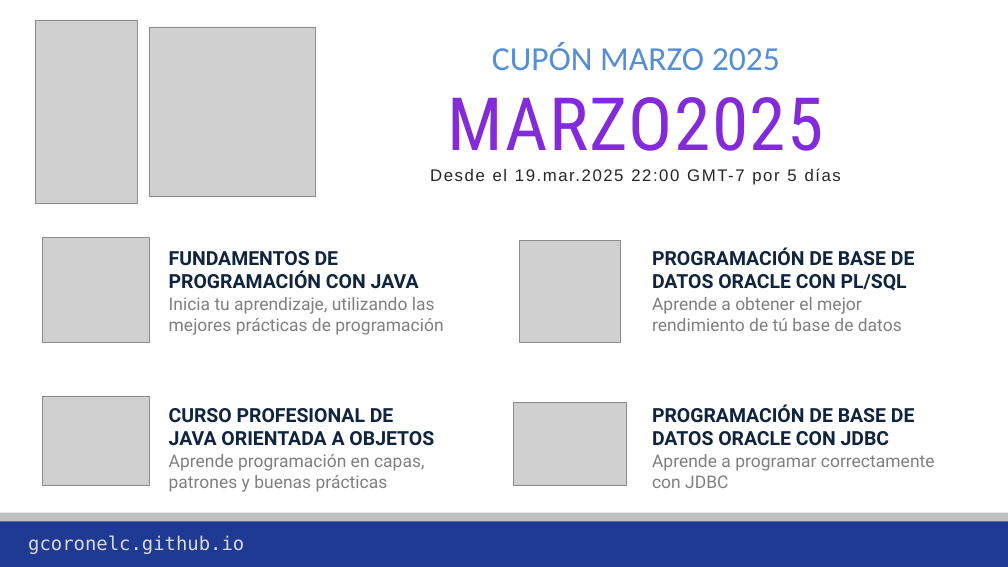
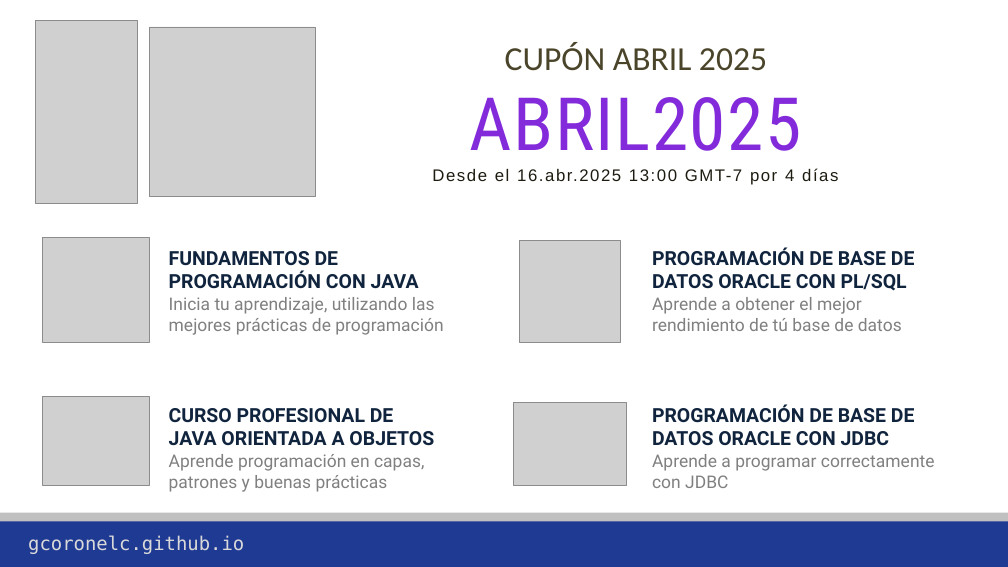
Before and after one commit to gcoronelc/gcoronelc.github.io, a slide deck: slide 1 of img/Publicidad.pptx. Drawn at 1008x567 pixels with LibreOffice and Linux fonts; fonts in the diff are those of the drawing; grey boxes stand for pictures; background and template pictures are left out. Boxes give left, top, right and bottom in pixels: in the first picture for what was removed or moved away, otherwise in the second. Text is boxed around its words. In the diff, an @@ line names an element or a change of style, - is before the commit and + after.

Commit message:
ABRIL2025

```diff
--- a/img/Publicidad.pptx
+++ b/img/Publicidad.pptx
@@ text at <box>432,42,838,185</box>: text changed; text colour #262626 to #1E1C11 @@
-CUPÓN MARZO 2025
-MARZO2025
-Desde el 19.mar.2025 22:00 GMT-7 por 5 días
+CUPÓN ABRIL 2025
+ABRIL2025
+Desde el 16.abr.2025 13:00 GMT-7 por 4 días
```
Also in this commit, not shown: 2 other files.
